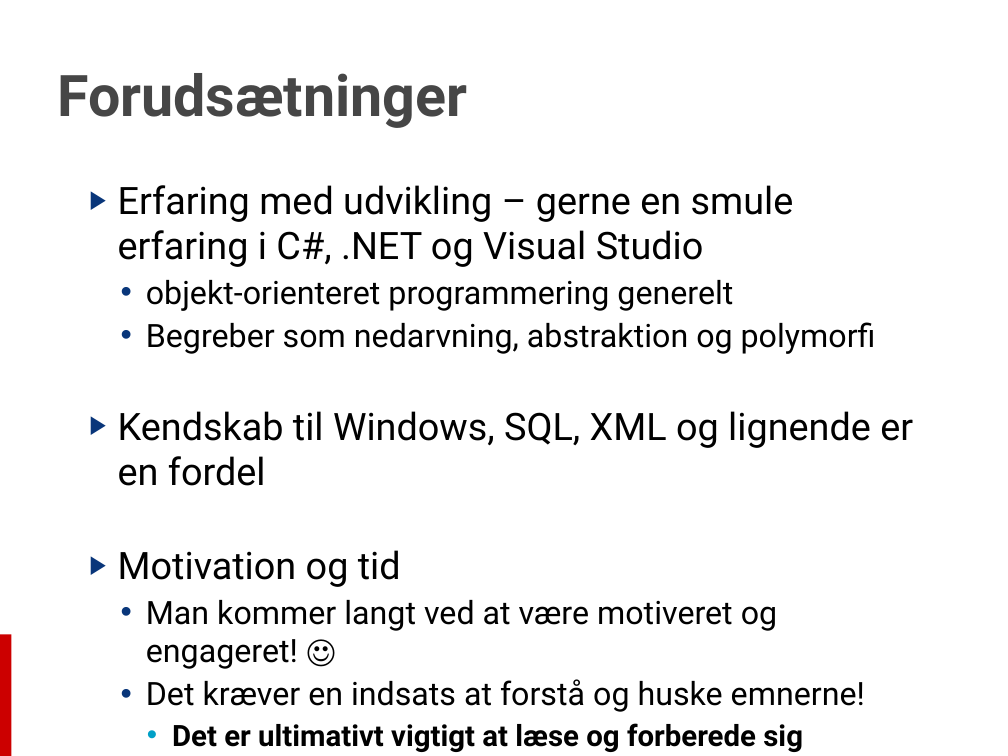
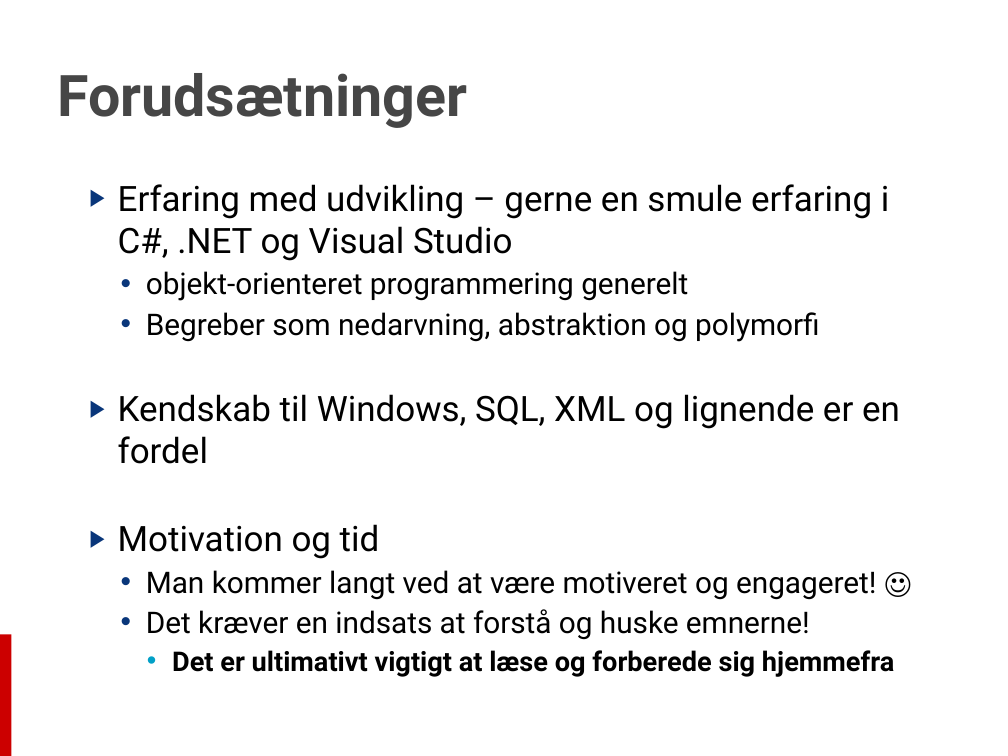
Before and after one commit to martinesmann/cs-70-483, a slide deck: slide 3 of Modules/Module 00 - Introduction/00 - Introduction.pptx. Drawn at 1008x756 pixels with LibreOffice and Linux fonts; fonts in the diff are those of the drawing; background and template pictures are left out. Boxes give left, top, right and bottom in pixels: in the first picture for what was removed or moved away, otherwise in the second. Text is boxed around its words. In the diff, an @@ line names an element or a change of style, - is before the commit and + after.

```diff
--- a/Modules/Module 00 - Introduction/00 - Introduction.pptx
+++ b/Modules/Module 00 - Introduction/00 - Introduction.pptx
@@ text "Erfaring med udvikling – gerne ..." at (x1=118, y1=184, x2=900, y2=677): size 27 to 25 pt in "Erfaring med udvikling – gerne en smule ...", "Kendskab til Windows, SQL, XML og lignende ...", "Motivation og tid"; size 23 to 21.3 pt in "objekt-orienteret programmering generelt", "Begreber som nedarvning, abstraktion og polymorfi", "Man kommer langt ved at være motiveret ...", "Det kræver en indsats at forstå og ..."; size 21 to 19.4 pt in "Det er ultimativt vigtigt at læse og ..." @@
```
Also in this commit, not shown: 3 other slides changed, 1 slide removed, 5 other files.
